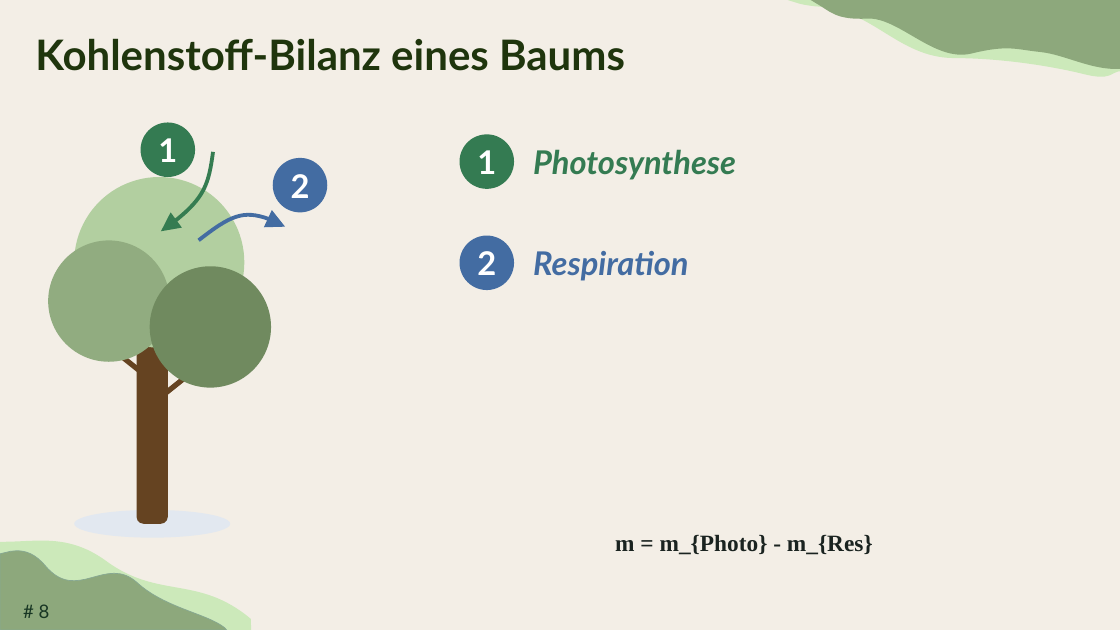
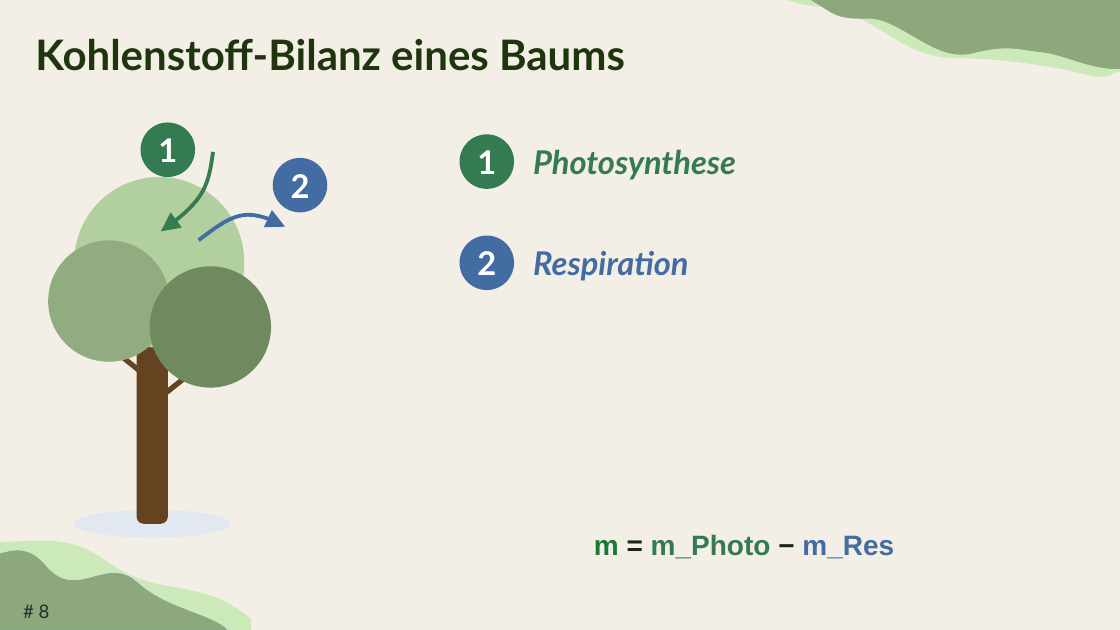
Before and after one commit to TimoDiepers/woodway, a slide deck: slide 8 of docs/slides/dissvortrag.pptx. Drawn at 1120x630 pixels with LibreOffice and Linux fonts; fonts in the diff are those of the drawing; background and template pictures are left out. Boxes give left, top, right and bottom in pixels: in the first picture for what was removed or moved away, otherwise in the second. Text is boxed around its words. In the diff, an @@ line names an element or a change of style, - is before the commit and + after.

Commit message:
feat(slides): real PowerPoint equations with a colour code per symbol
The formulas on slides 7-10, 12, 13, 17, 18 and 24 were LaTeX *source* shown
as plain text -- "\\dot m_{Stör}(t) = p_{Stör}(T)\\, m(t)" appeared literally
on the slide. They are now native OMML equations, built by nbs.omml from an
expression tree rather than typed as XML.

Getting there needed two structural facts that are not guessable and cost a
failed attempt each. PowerPoint nests a display equation as
a:p > a14:m > m:oMathPara > m:oMath -- omit the a14:m wrapper and the file
still saves and no renderer shows anything. And the whole shape is wrapped in
mc:AlternateContent: mc:Choice holds the math, mc:Fallback a plain-text copy,
and everything that is not PowerPoint displays the fallback. That is also why
python-pptx never saw these shapes: they sit inside AlternateContent, out of
reach of slide.shapes. Both branches are now written, so the equations render
as math in PowerPoint and as coloured text everywhere else.

The colour code is the point of the exercise. Each run carries its own
a:srgbClr, which is how PowerPoint stores per-symbol colour, so a symbol can
be recognised across slides and against the figures:

  green #1b7837  carbon channel   (= nbs.plots.C_CARBON, the CO2 curve)
  orange #d95f02 albedo channel   (= nbs.plots.C_ALBEDO, the albedo curve)
  red #b2182b    disturbance and risk
  dark #1a2320   balance and climate response -- the net

The equations PowerPoint already held (slides 11, 14, 21, 22) are recoloured
to the same code rather than rebuilt. Slides 7-10 are the exception: they
already colour their four numbered processes, and the balance terms now
follow those local colours instead, so each term matches its own icon. Those
four values are read out of the slides, not invented.

Slide 11 carries the key, next to where the dot notation is explained
already, and a new backup slide lists every symbol with its colour.

```diff
--- a/docs/slides/dissvortrag.pptx
+++ b/docs/slides/dissvortrag.pptx
@@ text at [594,534,894,559]: text changed; size 20 to 24 pt; font Times New Roman to Arial; text colour #1A2320 to #347B52 @@
-m = m_{Photo} - m_{Res}
+m = m_Photo − m_Res
```
Also in this commit, not shown: 9 other slides changed, 1 slide added, 4 other files.
